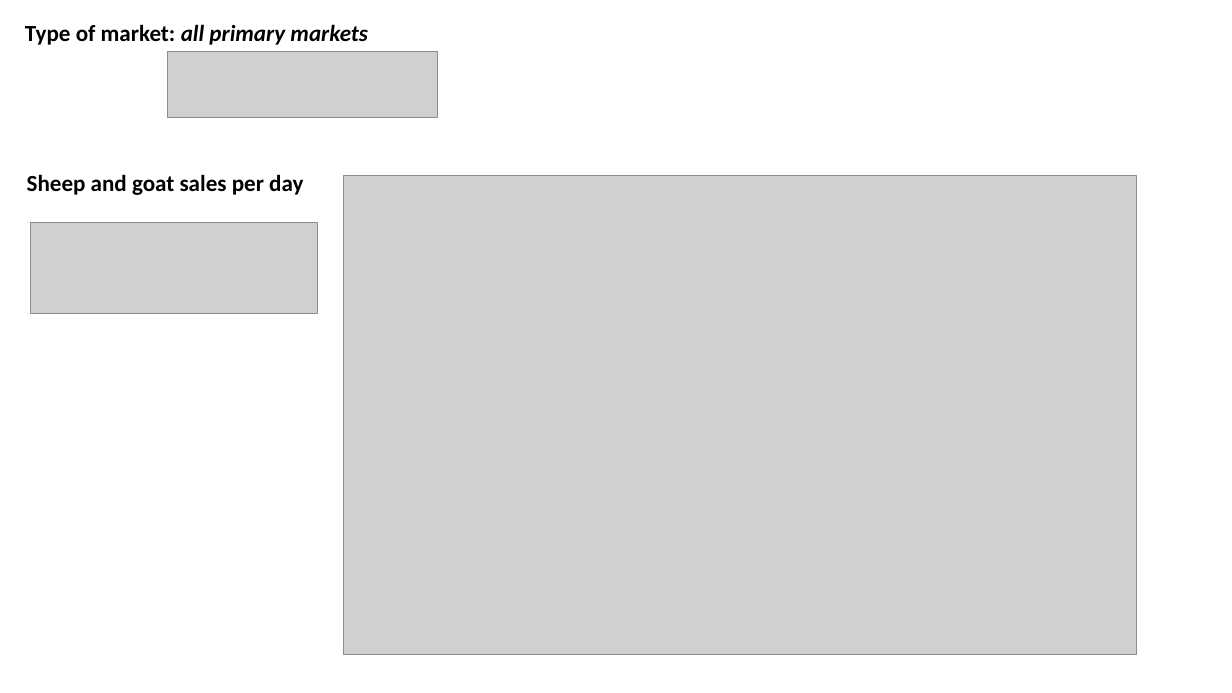
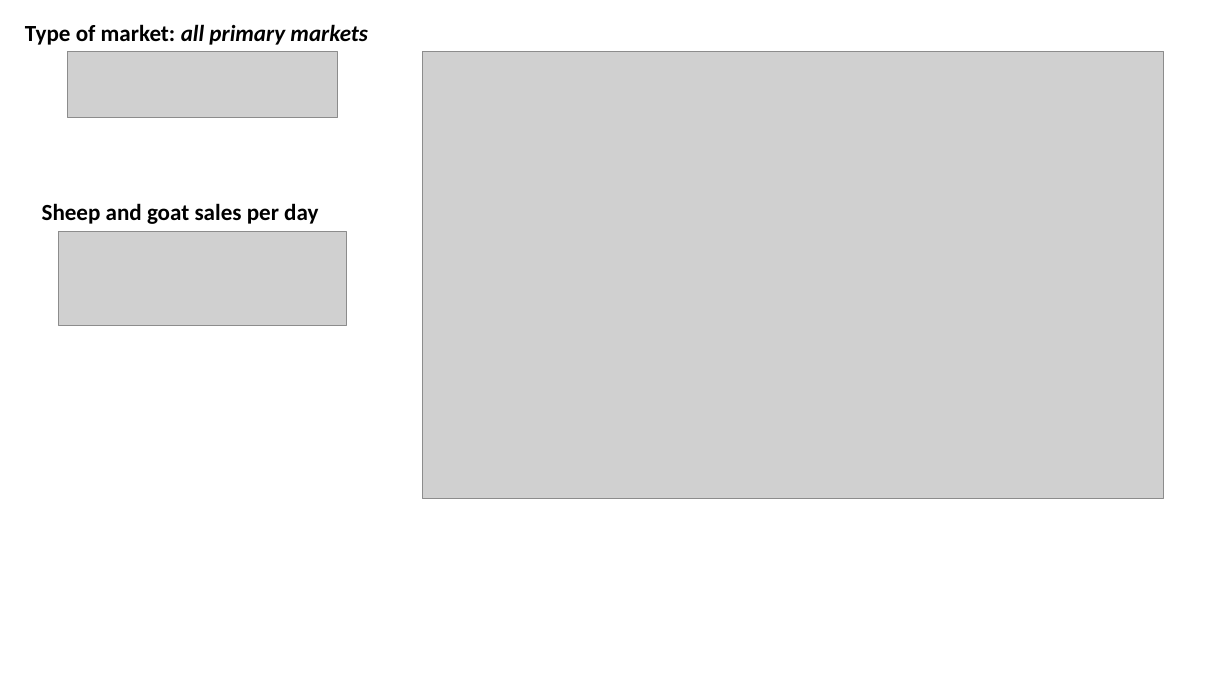
Before and after one commit to BethSavagar/Tanzania_markets, a slide deck: slide 8 of results-presentations/markets-descriptive-analysis.pptx. Drawn at 1232x693 pixels with LibreOffice and Linux fonts; fonts in the diff are those of the drawing; grey boxes stand for pictures. Boxes give left, top, right and bottom in pixels: in the first picture for what was removed or moved away, otherwise in the second. Text is boxed around its words. In the diff, an @@ line names an element or a change of style, - is before the commit and + after.

```diff
--- a/results-presentations/markets-descriptive-analysis.pptx
+++ b/results-presentations/markets-descriptive-analysis.pptx
@@ picture: place and size @@
-picture at [167,51,437,117]
+picture at [67,51,337,117]
@@ picture: place and size @@
-picture at [344,176,1137,654]
+picture at [422,51,1164,499]
@@ text "Sheep and goat sales per ...": place and size @@
-text "Sheep and goat sales per ..." at [27,174,303,195]
+text "Sheep and goat sales per ..." at [42,203,318,224]
@@ picture: place and size @@
-picture at [30,223,318,314]
+picture at [59,231,347,325]
```
Also in this commit, not shown: 2 other slides changed, 3 slides added, 7 other files.
